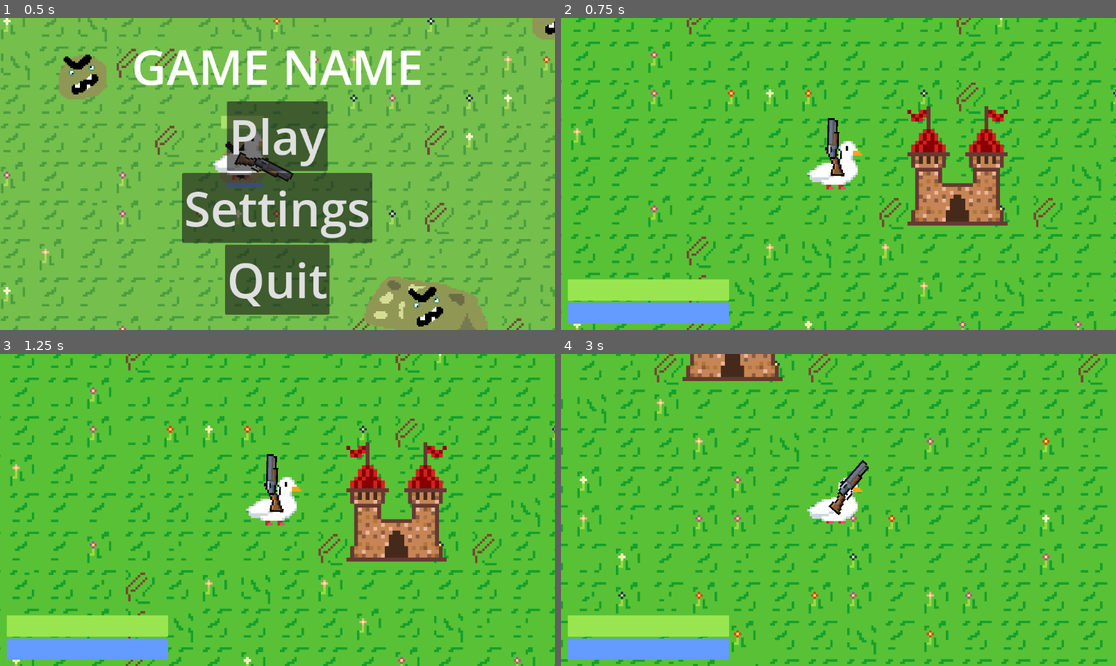
Above: before the commit, frames 1-4 (two rows, left to right).
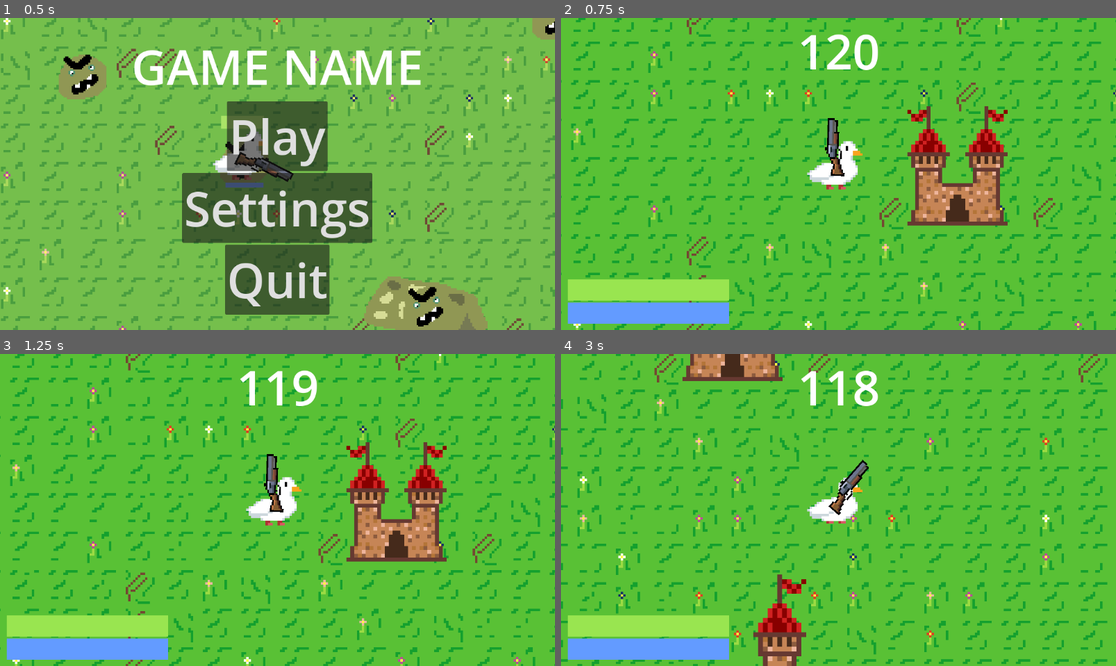
Above: after the commit, the same moments.

Repository: MathiasBenoni/Wave_based_game
Game: Godot game, scene res://scenes/startscreen.tscn
The game is run twice, just before and just after one commit, with the same random seed, the same clock (stepped at 60 frames per second) and the same inputs.
Inputs (mouse positions are in pixels of both pictures, inside the frame that each line leads up to):
- Up to frame 1 (0.5 s): no input
- Up to frame 2 (0.75 s): click "Play" at 0.5 s
- Up to frame 3 (1.25 s): no input
- Up to frame 4 (3 s): tap Enter (enter) at 1.25, 1.35, 2.1 s; move the mouse to (960, 494) at 1.27 s; hold D (move_right) 1.28-2.03 s; move the mouse to (727, 525) at 2.02 s; hold S (move_down) 2.03-2.78 s; move the mouse to (894, 441) at 2.77 s; hold D (move_right) from 2.78 s (still down); right-click (894, 441) at 2.85 s

Frame 1 is identical in both runs. In frame 2, 0.6% of the frame differs, in the area x 43-58%, y 5-17%; in frame 3, 0.6%; in frame 4, 2.2%, in the area x 34-58%, y 5-100%.

Commit message:
Added timer and a checker for if the player is inside a region at the time enemies == 0

Diff:
--- a/scenes/base.tscn
+++ b/scenes/base.tscn
@@ -60,7 +60,7 @@
 }]
 
 [sub_resource type="RectangleShape2D" id="RectangleShape2D_vqemj"]
-size = Vector2(258, 145)
+size = Vector2(185, 87)
 
 [node name="base" type="Area2D"]
 scale = Vector2(0.2, 0.2)
@@ -74,7 +74,8 @@
 animation = &"100"
 
 [node name="CollisionShape2D" type="CollisionShape2D" parent="."]
-position = Vector2(0, -0.5)
+position = Vector2(-2.499993, 28.499989)
+scale = Vector2(0.99999976, 0.99999976)
 shape = SubResource("RectangleShape2D_vqemj")
 
 [node name="health" type="TextureProgressBar" parent="."]
--- a/scenes/main.tscn
+++ b/scenes/main.tscn
@@ -118,6 +118,9 @@
 navigation_layer_0/layers = 1
 sources/0 = SubResource("TileSetAtlasSource_jyhfs")
 
+[sub_resource type="CircleShape2D" id="CircleShape2D_o6xl0"]
+radius = 535.0934
+
 [node name="main" type="Node"]
 script = ExtResource("1_xfbeo")
 
@@ -137,6 +140,11 @@
 [node name="base" parent="." instance=ExtResource("4_6s6n4")]
 z_index = -1
 position = Vector2(500, 287)
+
+[node name="Area2D" type="Area2D" parent="base"]
+
+[node name="CollisionShape2D" type="CollisionShape2D" parent="base/Area2D"]
+shape = SubResource("CircleShape2D_o6xl0")
 
 [node name="player" parent="." instance=ExtResource("1_misob")]
 position = Vector2(442, 260)
@@ -389,11 +397,18 @@
 text = "Skip"
 
 [node name="post_wave" type="CanvasLayer" parent="player"]
-visible = false
 
 [node name="Label" type="Label" parent="player/post_wave"]
-offset_right = 602.0
-offset_bottom = 69.0
+anchors_preset = 7
+anchor_left = 0.5
+anchor_top = 1.0
+anchor_right = 0.5
+anchor_bottom = 1.0
+offset_left = -301.0
+offset_top = -69.0
+offset_right = 301.0
+grow_horizontal = 2
+grow_vertical = 0
 size_flags_horizontal = 4
 theme_override_font_sizes/font_size = 50
 text = "Press enter to go to shop"
@@ -457,6 +472,19 @@
 mouse_filter = 2
 color = Color(1, 0, 0.160784, 0.403922)
 
+[node name="CanvasLayer" type="CanvasLayer" parent="player"]
+
+[node name="timer_label" type="Label" parent="player/CanvasLayer"]
+anchors_preset = 5
+anchor_left = 0.5
+anchor_right = 0.5
+offset_left = -85.5
+offset_right = 85.5
+offset_bottom = 137.0
+grow_horizontal = 2
+theme_override_font_sizes/font_size = 100
+text = "120"
+
 [node name="spawns" type="Node" parent="."]
 
 [node name="spawn1" type="Marker2D" parent="spawns"]
@@ -465,8 +493,14 @@
 [node name="spawn2" type="Marker2D" parent="spawns"]
 position = Vector2(885, 11)
 
+[node name="Timer" type="Timer" parent="."]
+wait_time = 120.0
+
+[connection signal="body_entered" from="base/Area2D" to="." method="_on_area_2d_body_entered"]
+[connection signal="body_exited" from="base/Area2D" to="." method="_on_area_2d_body_exited"]
 [connection signal="pressed" from="player/esc_menu/VBoxContainer/HBoxContainer2/Continue" to="." method="_on_continue_pressed"]
 [connection signal="pressed" from="player/esc_menu/VBoxContainer/HBoxContainer4/quit" to="." method="_on_quit_pressed"]
 [connection signal="pressed" from="player/shop/HBoxContainer/skip" to="." method="_on_button_pressed"]
 [connection signal="pressed" from="player/gameover/VBoxContainer/game_over_restart" to="." method="_on_game_over_restart_pressed"]
 [connection signal="pressed" from="player/gameover/VBoxContainer/game_over_quit" to="." method="_on_game_over_quit_pressed"]
+[connection signal="timeout" from="Timer" to="." method="_on_timer_timeout"]
--- a/scenes/main_character/bullet.tscn
+++ b/scenes/main_character/bullet.tscn
@@ -7,6 +7,7 @@
 radius = 4.0
 
 [node name="bullet" type="CharacterBody2D"]
+z_index = 3
 position = Vector2(1, 0)
 collision_layer = 128
 script = ExtResource("1_iutut")
--- /dev/null
+++ b/scenes/particles.tscn
@@ -0,0 +1,127 @@
+[gd_scene load_steps=13 format=3 uid="uid://dmppyunhjoks4"]
+
+[ext_resource type="Script" uid="uid://2sh36pfyfmvp" path="res://scripts/particles.gd" id="1_kqrua"]
+[ext_resource type="Texture2D" uid="uid://cd0vy2iv1y28i" path="res://assets/sprites/base/pixels.png" id="2_v2e61"]
+
+[sub_resource type="AtlasTexture" id="AtlasTexture_e2ybi"]
+atlas = ExtResource("2_v2e61")
+region = Rect2(0, 0, 2, 2)
+
+[sub_resource type="AtlasTexture" id="AtlasTexture_g6jhb"]
+atlas = ExtResource("2_v2e61")
+region = Rect2(2, 0, 2, 2)
+
+[sub_resource type="AtlasTexture" id="AtlasTexture_gxb7m"]
+atlas = ExtResource("2_v2e61")
+region = Rect2(4, 0, 2, 2)
+
+[sub_resource type="AtlasTexture" id="AtlasTexture_3mi7t"]
+atlas = ExtResource("2_v2e61")
+region = Rect2(4, 0, 2, 2)
+
+[sub_resource type="AtlasTexture" id="AtlasTexture_ltqt0"]
+atlas = ExtResource("2_v2e61")
+region = Rect2(6, 0, 2, 2)
+
+[sub_resource type="AtlasTexture" id="AtlasTexture_i0hqy"]
+atlas = ExtResource("2_v2e61")
+region = Rect2(8, 0, 2, 2)
+
+[sub_resource type="AtlasTexture" id="AtlasTexture_3xpq2"]
+atlas = ExtResource("2_v2e61")
+region = Rect2(10, 0, 2, 2)
+
+[sub_resource type="AtlasTexture" id="AtlasTexture_2fe6l"]
+atlas = ExtResource("2_v2e61")
+region = Rect2(12, 0, 2, 2)
+
+[sub_resource type="AtlasTexture" id="AtlasTexture_v11bx"]
+atlas = ExtResource("2_v2e61")
+region = Rect2(14, 0, 2, 2)
+
+[sub_resource type="SpriteFrames" id="SpriteFrames_kh7q8"]
+animations = [{
+"frames": [{
+"duration": 1.0,
+"texture": SubResource("AtlasTexture_e2ybi")
+}],
+"loop": true,
+"name": &"1",
+"speed": 5.0
+}, {
+"frames": [{
+"duration": 1.0,
+"texture": SubResource("AtlasTexture_g6jhb")
+}],
+"loop": true,
+"name": &"2",
+"speed": 5.0
+}, {
+"frames": [{
+"duration": 1.0,
+"texture": SubResource("AtlasTexture_gxb7m")
+}],
+"loop": true,
+"name": &"3",
+"speed": 5.0
+}, {
+"frames": [{
+"duration": 1.0,
+"texture": SubResource("AtlasTexture_3mi7t")
+}],
+"loop": true,
+"name": &"4",
+"speed": 5.0
+}, {
+"frames": [{
+"duration": 1.0,
+"texture": SubResource("AtlasTexture_ltqt0")
+}],
+"loop": true,
+"name": &"5",
+"speed": 5.0
+}, {
+"frames": [{
+"duration": 1.0,
+"texture": SubResource("AtlasTexture_i0hqy")
+}],
+"loop": true,
+"name": &"6",
+"speed": 5.0
+}, {
+"frames": [{
+"duration": 1.0,
+"texture": SubResource("AtlasTexture_3xpq2")
+}],
+"loop": true,
+"name": &"7",
+"speed": 5.0
+}, {
+"frames": [{
+"duration": 1.0,
+"texture": SubResource("AtlasTexture_2fe6l")
+}],
+"loop": true,
+"name": &"8",
+"speed": 5.0
+}, {
+"frames": [{
+"duration": 1.0,
+"texture": SubResource("AtlasTexture_v11bx")
+}],
+"loop": true,
+"name": &"9",
+"speed": 5.0
+}]
+
+[node name="particles" type="Node2D"]
+script = ExtResource("1_kqrua")
+
+[node name="AnimatedSprite2D" type="AnimatedSprite2D" parent="."]
+sprite_frames = SubResource("SpriteFrames_kh7q8")
+animation = &"5"
+
+[node name="death" type="Timer" parent="."]
+wait_time = 3.0
+
+[connection signal="timeout" from="death" to="." method="_on_death_timeout"]
--- a/scenes/tower.tscn
+++ b/scenes/tower.tscn
@@ -7,16 +7,17 @@
 size = Vector2(28, 18)
 
 [node name="tower" type="StaticBody2D"]
-z_index = 7
+z_index = 2
+scale = Vector2(0.8, 0.8)
 script = ExtResource("1_ay4al")
 
 [node name="Sprite2D" type="Sprite2D" parent="."]
-position = Vector2(0.99999994, -34.000004)
+position = Vector2(1, 3.0000014)
 scale = Vector2(2.5, 2.5)
 texture = ExtResource("2_ay4al")
 
 [node name="CollisionShape2D" type="CollisionShape2D" parent="."]
-position = Vector2(0, -3)
+position = Vector2(0, 34)
 shape = SubResource("RectangleShape2D_2x682")
 
 [node name="cooldown" type="Timer" parent="."]
--- a/scripts/base.gd
+++ b/scripts/base.gd
@@ -10,7 +10,7 @@
 
 
 
-func _process(delta: float) -> void:
+func _process(_delta: float) -> void:
 
 	if health <= 100 and health > 75:
 		$AnimatedSprite2D.play("100")
--- a/scripts/enemy.gd
+++ b/scripts/enemy.gd
@@ -118,7 +118,7 @@
 		take_damage(body)
 
 
-func _process(delta: float) -> void:
+func _process(_delta: float) -> void:
 
 	if entered_base == true and cooldown == false:
 		$cooldown.start()
--- a/scripts/main.gd
+++ b/scripts/main.gd
@@ -13,11 +13,11 @@
 
 var base_health := 100.0
 
-var towers := 0
+var towers := 1
 
 @export var damage := 10.0
 
-
+var is_inside = true
 
 var upgrades_list = [
 	{
@@ -382,12 +382,14 @@
 
 func nextWave():
 
+	is_inside = true
+
 	if towers != tower_previous:
 
 		spawn_towers(towers - tower_previous)
 		tower_previous = towers
-
-
+	$player/CanvasLayer.visible = true
+	$Timer.start()
 	print("Wave " + str(numberOfWaves))
 	$player/post_wave.visible = false
 	$player/esc_menu.hide()
@@ -428,14 +430,13 @@
 
 func _process(delta: float) -> void:
 
+	$player/CanvasLayer/timer_label.text = str(int(roundi($Timer.time_left)))
+
+
 	delta = delta
 	if $enemies.get_child_count() == 0:
 		post_wave()
-		if Input.is_action_just_pressed("enter"):
-			$player/post_wave.visible = false
-			ispostwavetrue = false
-			print("Shop!")
-			shop()
+
 
 func pause():
 
@@ -457,11 +458,30 @@
 	$player.take_damage(damage)
 
 func post_wave():
-	$player/post_wave.visible = true
-	ispostwavetrue = true
-	pass
+
+	if is_inside == true:
+		$player/post_wave.visible = true
+		ispostwavetrue = true
+
+
+	else:
+		$player/post_wave.visible = false
+		ispostwavetrue = false
+
+	if Input.is_action_just_pressed("enter") and ispostwavetrue == true:
+			$player/post_wave.visible = false
+			ispostwavetrue = false
+			print("Shop!")
+			shop()
+
+
 
 func shop():
+
+	$player/post_wave.visible = false
+	$player/CanvasLayer.visible = false
+	$Timer.stop()
+
 	randomize_shop()
 	$player/shop.visible = true
 
@@ -498,8 +518,8 @@
 
 func spawn_towers(number_of_towers):
 	var tower_scene = preload("res://scenes/tower.tscn")
-	var min_distance = 50.0
-	var max_distance = 100.0
+	var min_distance = 75.0
+	var max_distance = 130.0
 	var min_tower_spacing = 30.0
 	var max_attempts = 100
 
@@ -537,11 +557,34 @@
 			print("Warning: Could not find valid position for tower after ", max_attempts, " attempts")
 			tower_instantiated.queue_free()
 
-
+var ParticleScene = preload("res://scenes/particles.tscn")
 
 func minus_base_life():
-	base_health -= damage * 0.8
+	base_health -= damage * 0.4
 	$base.health = base_health
 	print(base_health)
 
-	pass
+	spawn_particles($base.position)
+
+func spawn_particles(pos: Vector2) -> void:
+	var particles = ParticleScene.instantiate()
+	particles.position = pos
+	add_child(particles)
+	await get_tree().create_timer(0.3).timeout
+
+
+func _on_timer_timeout() -> void:
+	print("game_over")
+
+
+
+
+
+func _on_area_2d_body_entered(body: Node2D) -> void:
+	if body.has_method("player"):
+		is_inside = true
+
+
+func _on_area_2d_body_exited(body: Node2D) -> void:
+	if body.has_method("player"):
+		is_inside = false
--- /dev/null
+++ b/scripts/particles.gd
@@ -0,0 +1,67 @@
+extends Node2D
+
+@export var particle_count: int = 20
+@export var emission_duration: float = 0.5
+@export var initial_velocity_min: Vector2 = Vector2(-200, -150)
+@export var initial_velocity_max: Vector2 = Vector2(200, -250)
+@export var gravity: float = 500.0
+
+@onready var animated_sprite: AnimatedSprite2D = $AnimatedSprite2D
+
+var particles: Array = []
+var emission_timer: float = 0.0
+var available_animations: PackedStringArray = []
+
+class Particle:
+	var position: Vector2
+	var velocity: Vector2
+	var animation_name: String
+	var rotation: float
+	var rotation_speed: float
+
+	func _init(vel: Vector2, anim: String):
+		position = Vector2.ZERO
+		velocity = vel
+		animation_name = anim
+		rotation = randf_range(0, TAU)
+		rotation_speed = randf_range(-5.0, 5.0)
+
+func _ready() -> void:
+	$death.start()
+	available_animations = animated_sprite.sprite_frames.get_animation_names()
+	animated_sprite.visible = false
+
+func _process(delta: float) -> void:
+
+	if emission_timer < emission_duration:
+		var count = ceil(particle_count * delta / emission_duration)
+		for i in count:
+			spawn_particle()
+		emission_timer += delta
+
+
+	for p in particles:
+		p.velocity.y += gravity * delta
+		p.position += p.velocity * delta
+		p.rotation += p.rotation_speed * delta
+
+	queue_redraw()
+
+func spawn_particle() -> void:
+	var vel = Vector2(
+		randf_range(initial_velocity_min.x, initial_velocity_max.x),
+		randf_range(initial_velocity_min.y, initial_velocity_max.y)
+	)
+	var anim = available_animations[randi() % available_animations.size()]
+	particles.append(Particle.new(vel, anim))
+
+func _draw() -> void:
+	for p in particles:
+		var texture = animated_sprite.sprite_frames.get_frame_texture(p.animation_name, 0)
+		if texture:
+			draw_set_transform(p.position, p.rotation, Vector2.ONE)
+			draw_texture(texture, -texture.get_size() / 2)
+	draw_set_transform(Vector2.ZERO, 0, Vector2.ONE)
+
+func _on_death_timeout() -> void:
+	queue_free()
--- a/scripts/tower.gd
+++ b/scripts/tower.gd
@@ -31,8 +31,9 @@
 
 		var bullet_scene = preload("res://scenes/main_character/bullet.tscn")
 		var bullet = bullet_scene.instantiate()
-		bullet.global_position = global_position
+		bullet.position = position
 		bullet.piercing = 1
+
 		bullet.rotation = direction.angle()
 
 		get_parent().add_child(bullet)
Binary file added: assets/sprites/base/pixels.png
Not shown, added: assets/sprites/base/pixels.png.import
Not shown: 1 places in scenes/main.tscn that only renumber resources
Not shown, added: scripts/particles.gd.uid
